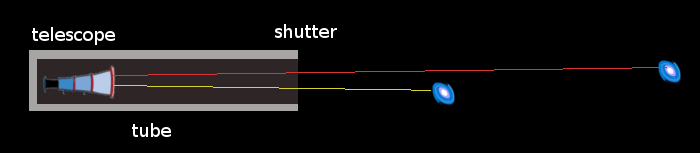
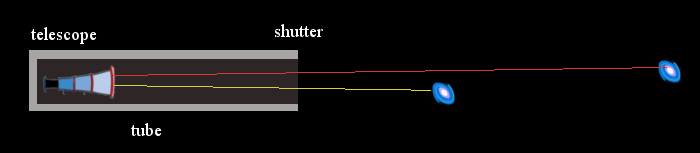
Comparing the layer stacks of the two w=700, h=153 images. Changes:
painted on "tube" over (x1=131, y1=123, x2=171, y2=137)
painted on "shutter" over (x1=275, y1=24, x2=337, y2=38)
painted on "telescope" over (x1=31, y1=27, x2=115, y2=45)
